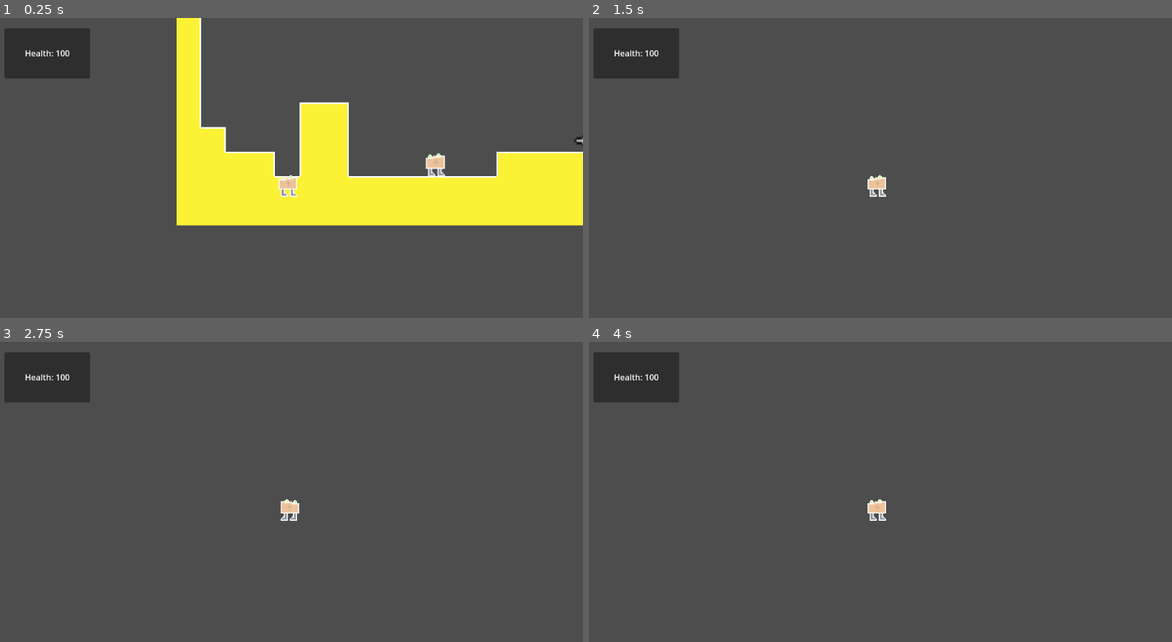
Above: before the commit, frames 1-4 (two rows, left to right).
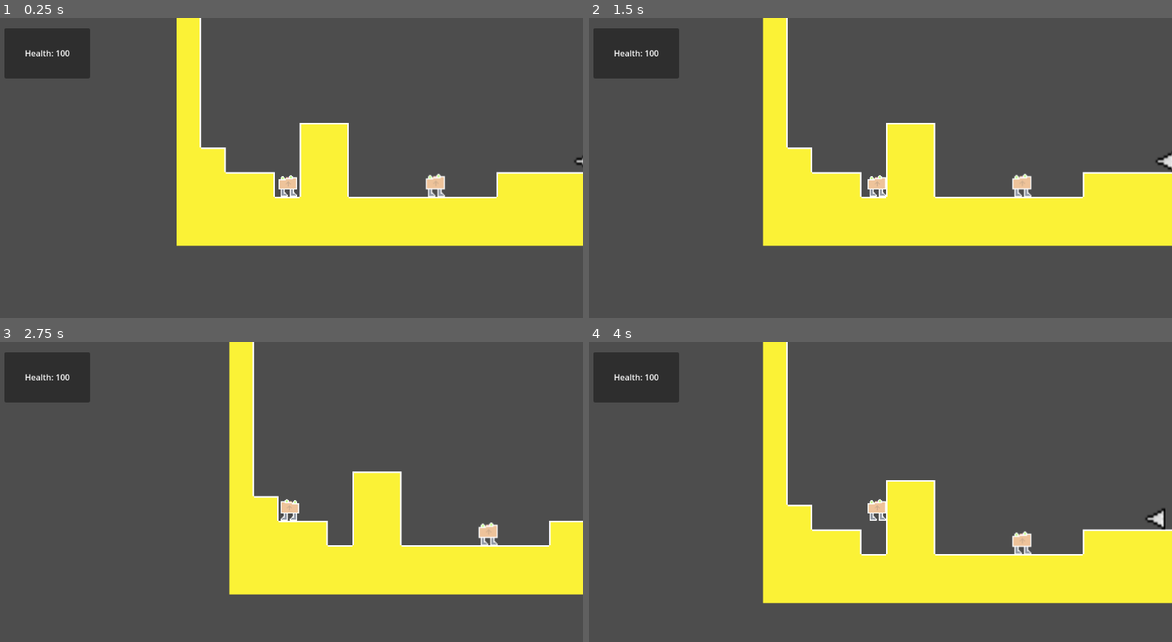
Above: after the commit, the same moments.

Repository: ShardHero/Main
Game: Godot game, scene res://scenes/level1.tscn
The game is run twice, just before and just after one commit, with the same random seed, the same clock (stepped at 60 frames per second) and the same inputs.
Inputs:
- Up to frame 1 (0.25 s): no input
- Up to frame 2 (1.5 s): tap Enter (ui_accept) at 0.5, 0.77 s; hold Right (ui_right) from 0.53 s (still down)
- Up to frame 3 (2.75 s): tap Enter (ui_accept) at 1.52 s; release Right (ui_right) at 2.03 s; hold Left (ui_left) from 2.03 s (still down)
- Up to frame 4 (4 s): tap Enter (ui_accept) at 2.75, 3.02, 3.77 s; release Left (ui_left) at 2.78 s; hold Right (ui_right) from 2.78 s (still down)

The runs differ from the first frame. In frame 1, 10% of the frame differs, in the area x 30-100%, y 28-77%; in frame 2, 19%; in frame 3, 17%; in frame 4, 20%, in the area x 29-100%, y 0-88%.

Commit message:
Changed hitbox of projectile
Couldn't get it to collide and have the MC   not be affected by it, should be fixed soon.

Diff:
--- a/scenes/level1.tscn
+++ b/scenes/level1.tscn
@@ -54,7 +54,7 @@
 [node name="main character" parent="." instance=ExtResource("2_ff2mj")]
 unique_name_in_owner = true
 position = Vector2(2, 1)
-collision_mask = 2
+collision_mask = 3
 
 [node name="enemy" parent="." groups=["enemies"] instance=ExtResource("3_ker7w")]
 position = Vector2(457, 554)
@@ -62,6 +62,7 @@
 [node name="Projectile" parent="." groups=["enemies"] instance=ExtResource("4_d1aj6")]
 position = Vector2(800, 508)
 collision_layer = 2
+collision_mask = 2
 
 [node name="GameManager" type="Node" parent="."]
 unique_name_in_owner = true
--- a/scenes/projectile.tscn
+++ b/scenes/projectile.tscn
@@ -1,10 +1,7 @@
-[gd_scene load_steps=4 format=3 uid="uid://b8nkat7vw5jot"]
+[gd_scene load_steps=3 format=3 uid="uid://b8nkat7vw5jot"]
 
 [ext_resource type="Texture2D" uid="uid://ds0pwoe8tdfda" path="res://assets/art/spike.png" id="1_b5rd6"]
 [ext_resource type="Script" path="res://scenes/projectile.gd" id="2_dk2yi"]
-
-[sub_resource type="RectangleShape2D" id="RectangleShape2D_tbvmg"]
-size = Vector2(34, 31)
 
 [node name="Projectile" type="CharacterBody2D"]
 position = Vector2(735, 363)
@@ -16,6 +13,6 @@
 scale = Vector2(4.44609, 3.92171)
 texture = ExtResource("1_b5rd6")
 
-[node name="CollisionShape2D" type="CollisionShape2D" parent="."]
+[node name="CollisionShape2D" type="CollisionPolygon2D" parent="."]
 position = Vector2(-2, -0.5)
-shape = SubResource("RectangleShape2D_tbvmg")
+polygon = PackedVector2Array(-20, -0.5, 17, 19.5, 17, -20.5)
